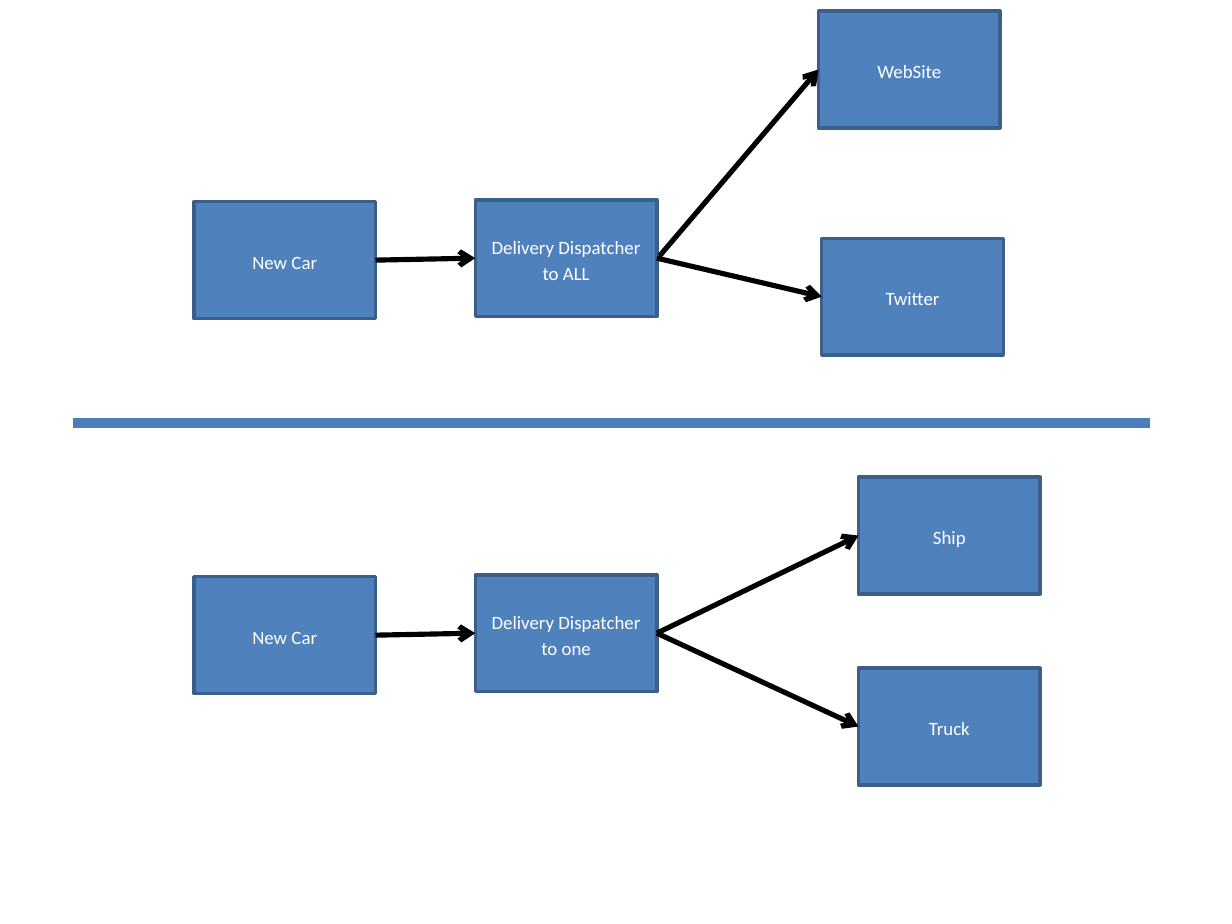
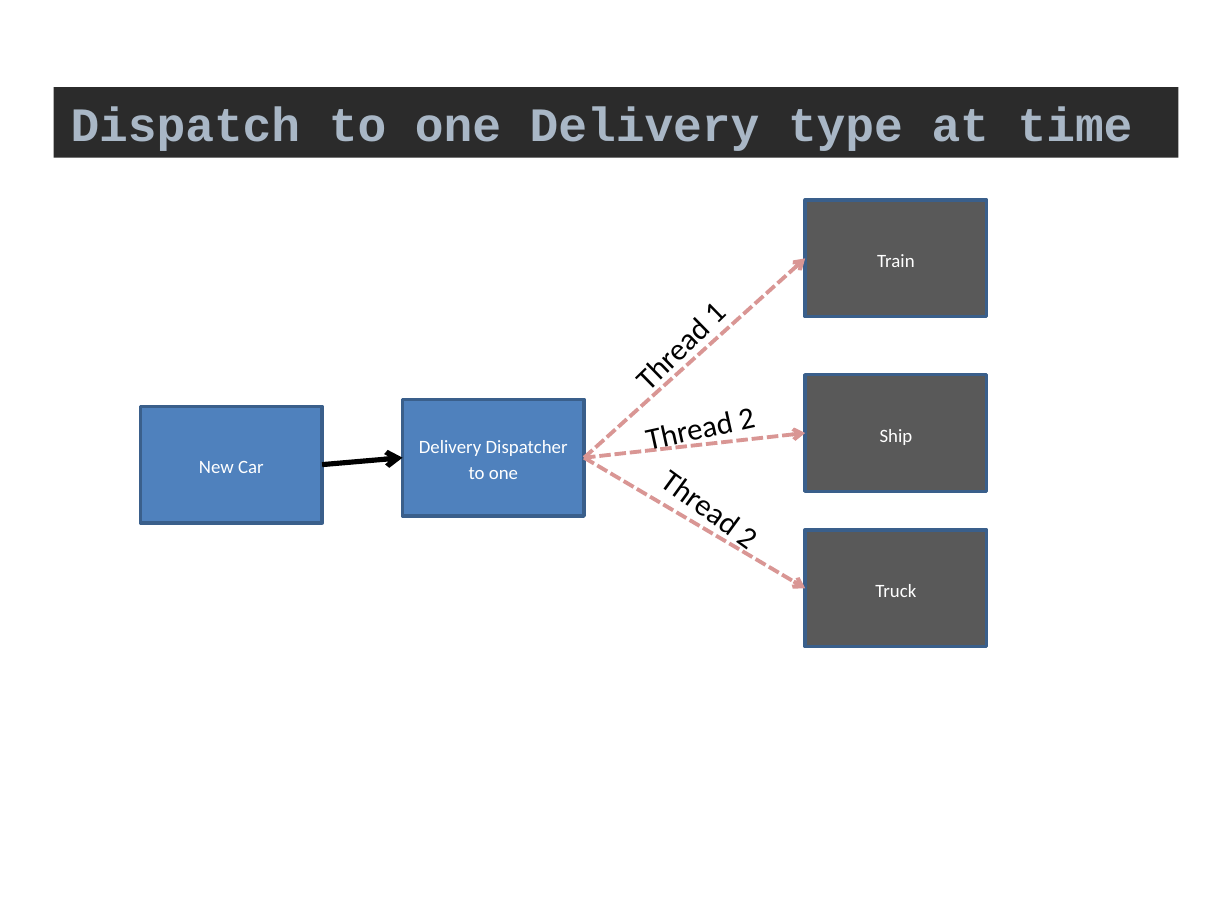
Before and after one commit to helkhalfi/disruptor-examples, a slide deck: slide 3 of Présentation1.pptx (slide 2 before the commit). Drawn at 1232x924 pixels with LibreOffice and Linux fonts; fonts in the diff are those of the drawing. Boxes give left, top, right and bottom in pixels: in the first picture for what was removed or moved away, otherwise in the second. Text is boxed around its words. In the diff, an @@ line names an element or a change of style, - is before the commit and + after.

```diff
--- a/Présentation1.pptx
+++ b/Présentation1.pptx
@@ rectangle removed at (818, 11, 999, 128) @@
-WebSite
@@ rectangle added at (54, 87, 1179, 158), fill #2B2B2B, 28 pt, text #A9B7C6, bold @@
+Dispatch to one Delivery type at time
@@ arrow removed from (659, 256) to (818, 69) @@
@@ rectangle removed at (193, 202, 375, 319) @@
-New Car
@@ rectangle removed at (476, 200, 657, 317) @@
-Delivery Dispatcher to ALL
@@ rectangle added at (806, 200, 987, 317), fill #595959, outline #3A5F8C 2 pt, 11 pt, text #FFFFFF @@
+Train
@@ rectangle removed at (822, 238, 1003, 355) @@
-Twitter
@@ arrow removed from (376, 260) to (476, 259) @@
@@ arrow added from (584, 458) to (806, 259), #D99694 2.25 pt dashed @@
@@ arrow removed from (657, 259) to (822, 297) @@
@@ text added at (716, 310, 727, 334), 18 pt, text #000000 @@
+Thread 1
@@ rectangle "Ship": place and size @@
-rectangle "Ship" at (859, 477, 1040, 594)
+rectangle "Ship" at (806, 375, 987, 492)
@@ rectangle "Ship" at (806, 375, 987, 492): fill #4F81BD to #595959 @@
@@ rectangle "New Car": place and size @@
-rectangle "New Car" at (193, 577, 375, 694)
+rectangle "New Car" at (140, 407, 322, 524)
@@ rectangle "Delivery Dispatcher to one": place and size @@
-rectangle "Delivery Dispatcher to one" at (476, 575, 657, 692)
+rectangle "Delivery Dispatcher to one" at (403, 399, 584, 516)
@@ text added at (649, 411, 735, 452), 18 pt, text #000000 @@
+Thread 2
@@ line removed from (73, 424) to (1149, 424) @@
@@ arrow added from (584, 458) to (806, 432), #D99694 2.25 pt dashed @@
@@ arrow moved from (376, 636) - (476, 633) to (322, 464) - (403, 458) @@
@@ arrow moved from (657, 633) - (859, 536) to (584, 458) - (806, 588) @@
@@ arrow (584, 458) - (806, 588): stroke #000000 3 pt to #D99694 2.25 pt dashed @@
@@ text added at (735, 516, 748, 549), 18 pt, text #000000 @@
+Thread 2
@@ rectangle "Truck" at (806, 530, 987, 647): fill #4F81BD to #595959 @@
@@ rectangle "Truck": place and size @@
-rectangle "Truck" at (859, 668, 1040, 785)
+rectangle "Truck" at (806, 530, 987, 647)
@@ arrow removed from (657, 633) to (859, 727) @@
```
Also in this commit, not shown: 1 other slide changed, 1 slide added, 12 other files.
